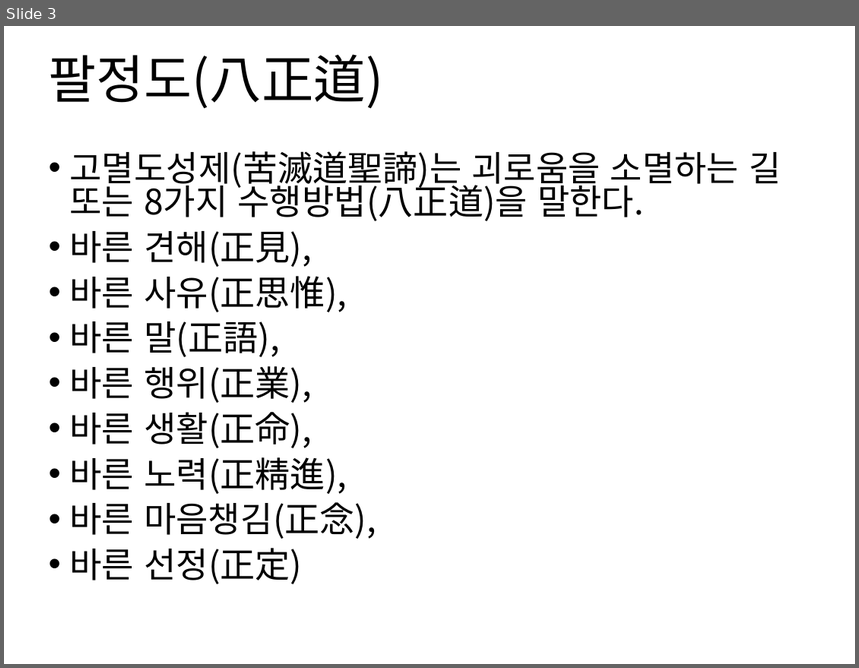
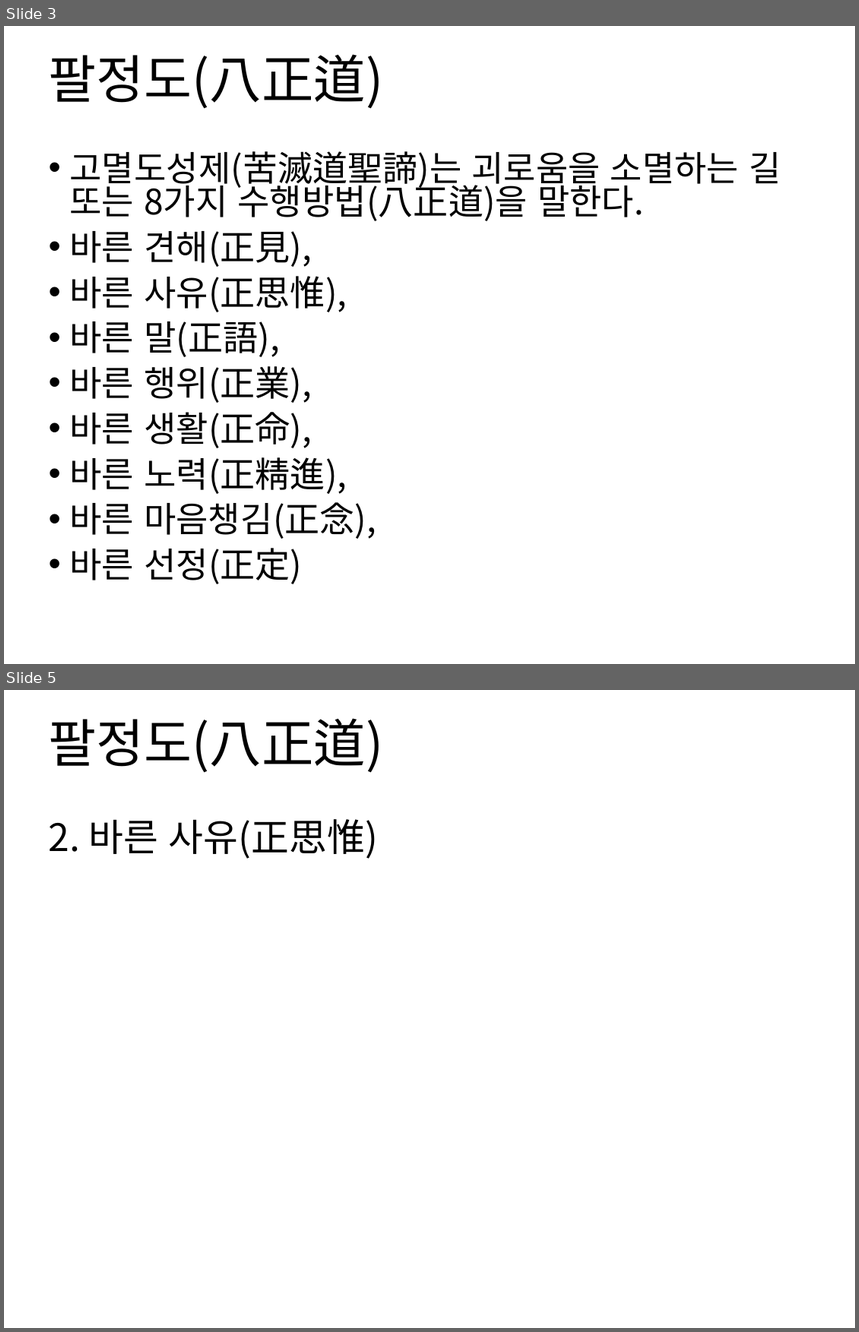
Before and after one commit to kimdaehee5609/FourNobleTruths, a slide deck: DOC/사성제.pptx. Shown one above the other, each under a label of ours: slide 3 before the commit, slides 3 and 5 after it; the slides between them are not shown. The pictures are 859x668 and 859x1332 pixels, drawn with LibreOffice and Linux fonts; fonts in the diff are those of the drawing. Boxes give left, top, right and bottom in pixels: in the first picture for what was removed or moved away, otherwise in the second. Text is boxed around its words. In the diff, an @@ line names an element or a change of style, - is before the commit and + after.

Commit message:
2022.07.31.일  팔정도 작성

```diff
--- a/DOC/사성제.pptx
+++ b/DOC/사성제.pptx
@@ slide 5 added at [4, 690, 855, 1328], background #FFFFFF @@
@@ title added at [49, 718, 384, 773], 44 pt, text #000000 @@
+팔정도(八正道)
@@ text added at [49, 819, 378, 859], 32 pt, text #000000 @@
+2. 바른 사유(正思惟)
```
Also in this commit, not shown: 7 other slides added, 2 other files.
